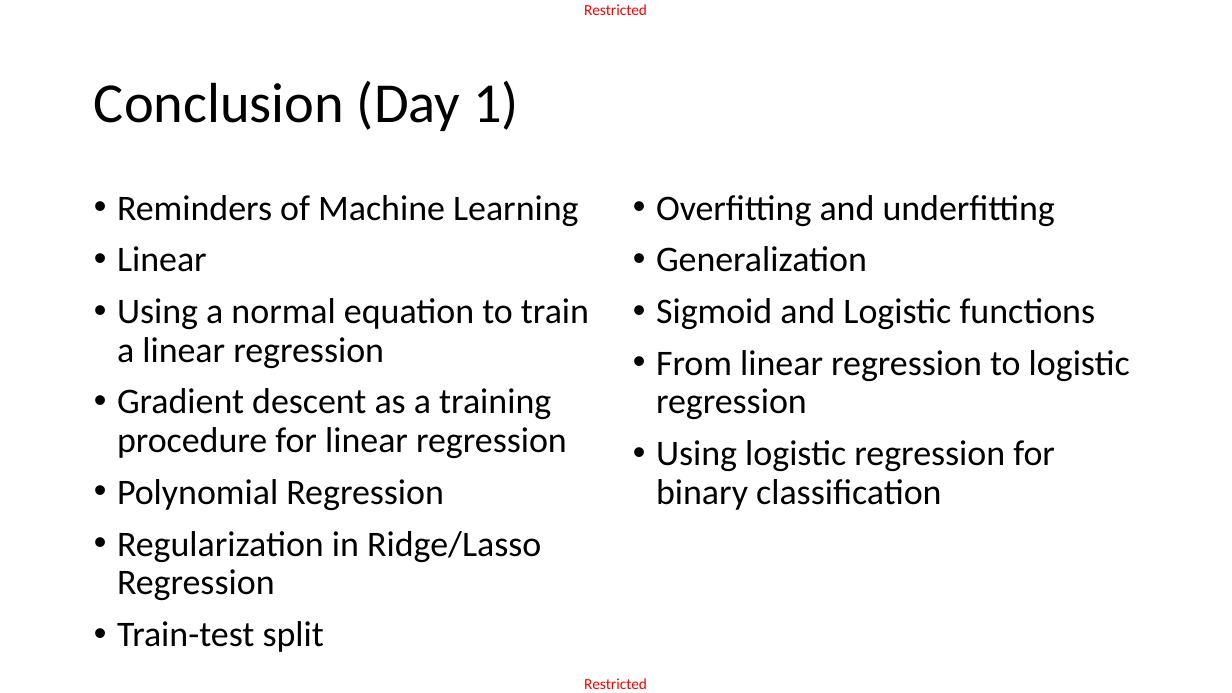
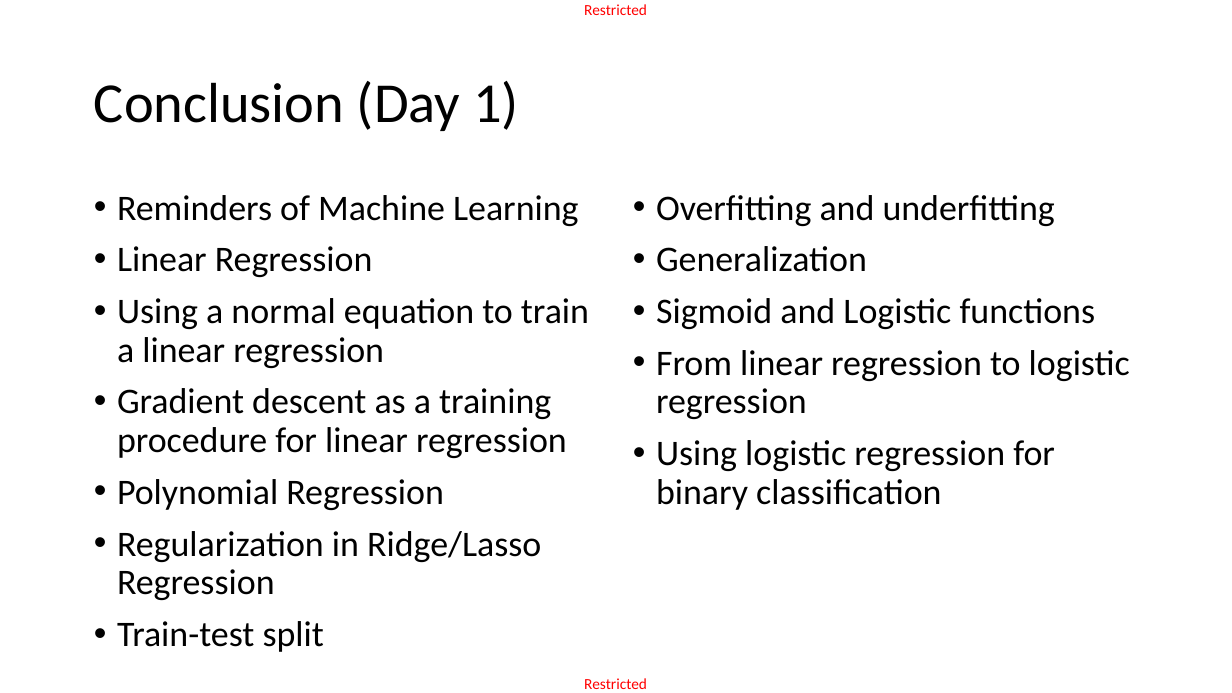
Before and after one commit to matthieudemari/SUTD_ACAD_DL-CV, a slide deck: slide 24 of Day 1 Part 4/D1P4.pptx. Drawn at 1232x693 pixels with LibreOffice and Linux fonts; fonts in the diff are those of the drawing. Boxes give left, top, right and bottom in pixels: in the first picture for what was removed or moved away, otherwise in the second. Text is boxed around its words. In the diff, an @@ line names an element or a change of style, - is before the commit and + after.

```diff
--- a/Day 1 Part 4/D1P4.pptx
+++ b/Day 1 Part 4/D1P4.pptx
@@ text at bbox=[117, 246, 373, 277]: text changed @@
-• Linear
+• Linear Regression
```
Also in this commit, not shown: 1 other slide changed, 10 other files.
